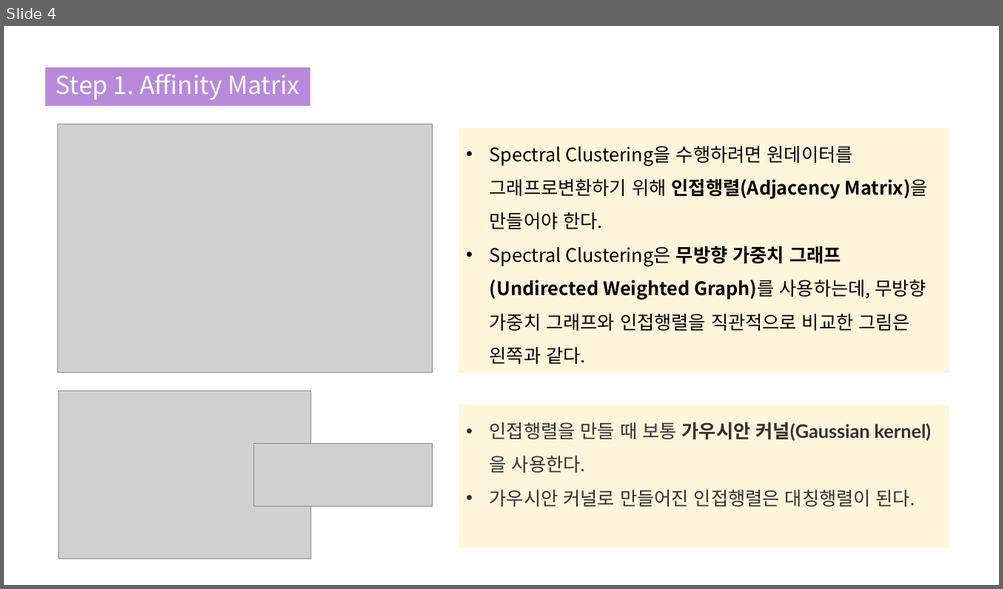
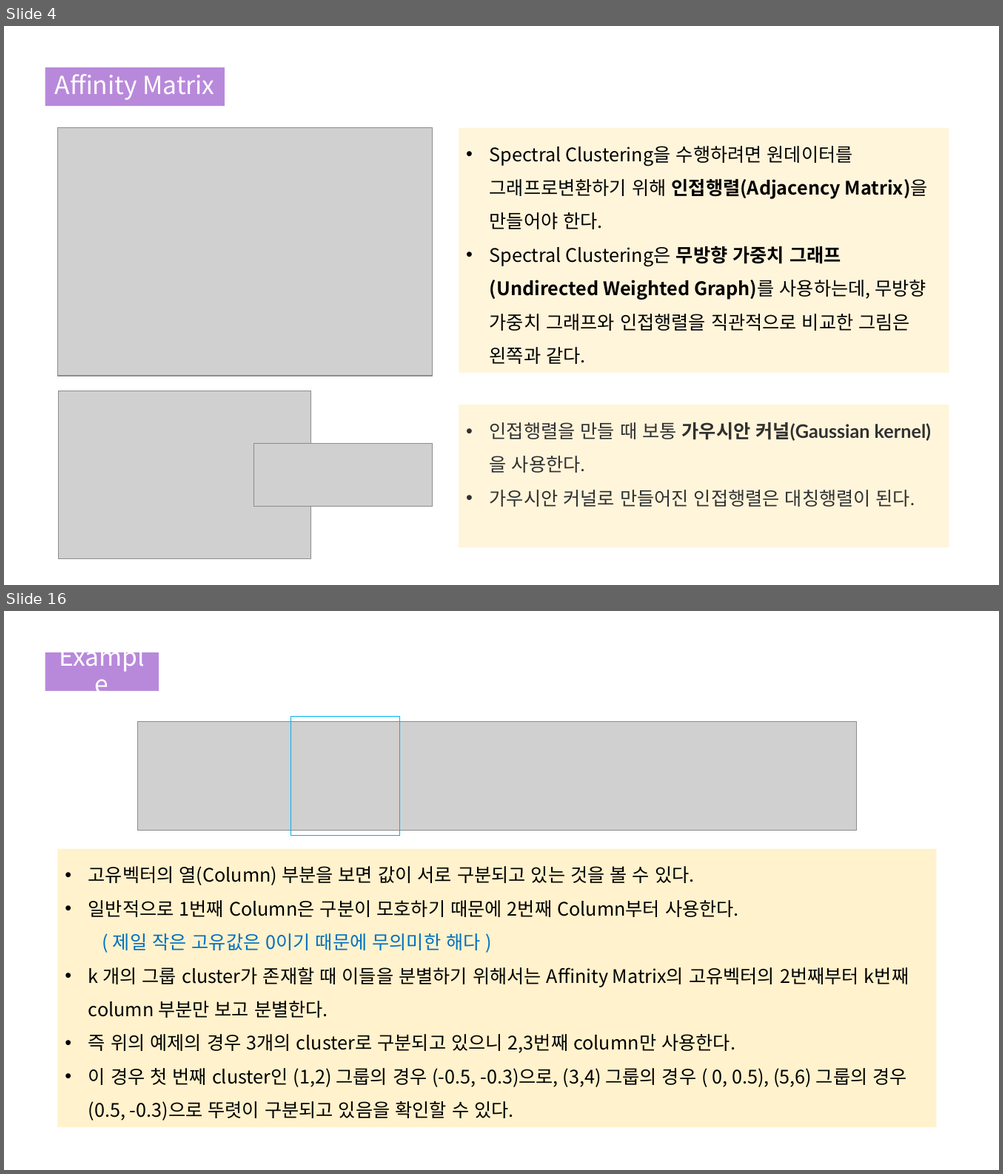
Before and after one commit to Blockhead4/Python-Project, a slide deck: Purrsong/Spectral Clustering_190822.pptx. Shown one above the other, each under a label of ours: slide 4 before the commit, slides 4 and 16 after it; the slides between them are not shown. The pictures are 1003x589 and 1003x1174 pixels, drawn with LibreOffice and Linux fonts; fonts in the diff are those of the drawing; grey boxes stand for pictures. Boxes give left, top, right and bottom in pixels: in the first picture for what was removed or moved away, otherwise in the second. Text is boxed around its words. In the diff, an @@ line names an element or a change of style, - is before the commit and + after.

```diff
--- a/Purrsong/Spectral Clustering_190822.pptx
+++ b/Purrsong/Spectral Clustering_190822.pptx
@@ slide 16 added at [4,611,999,1170], background #FFFFFF @@
@@ title added at [45,652,159,692], fill #B889DB, 24 pt, text #FFFFFF @@
+Example
@@ rectangle added at [290,716,399,835], outline #00B0F0 1 pt @@
@@ picture added at [137,722,856,831] @@
@@ rectangle added at [58,849,936,1128], fill #FFF2CC, 18 pt, text #000000 @@
+• 고유벡터의 열(Column) 부분을 보면 값이 서로 구분되고 있는 것을 볼 수 있다.
+• 일반적으로 1번째 Column은 구분이 모호하기 때문에 2번째 Column부터 사용한다.
+  ( 제일 작은 고유값은 0이기 때문에 무의미한 해다 )
+• k 개의 그룹 cluster가 존재할 때 이들을 분별하기 위해서는 Affinity Matrix의 고유벡터의 2번째부터 k번째 column 부분만 보고 분별한다.
+• 즉 위의 예제의 경우 3개의 cluster로 구분되고 있으니 2,3번째 column만 사용한다.
+• 이 경우 첫 번째 cluster인 (1,2) 그룹의 경우 (-0.5, -0.3)으로, (3,4) 그룹의 경우 ( 0, 0.5), (5,6) 그룹의 경우 (0.5, -0.3)으로 뚜렷이 구분되고 있음을 확인할 수 있다.
@@ slide 4 changed as well @@
@@ title "Affinity Matrix": place and size @@
-title "Affinity Matrix" at [45,67,310,107]
+title "Affinity Matrix" at [45,67,224,107]
@@ title at [55,74,214,100]: text changed @@
-Step 1. Affinity Matrix
+Affinity Matrix
@@ picture: place and size @@
-picture at [58,124,432,372]
+picture at [58,127,432,376]
```
Also in this commit, not shown: 3 other slides changed, 12 other slides added, 1 slide removed.
